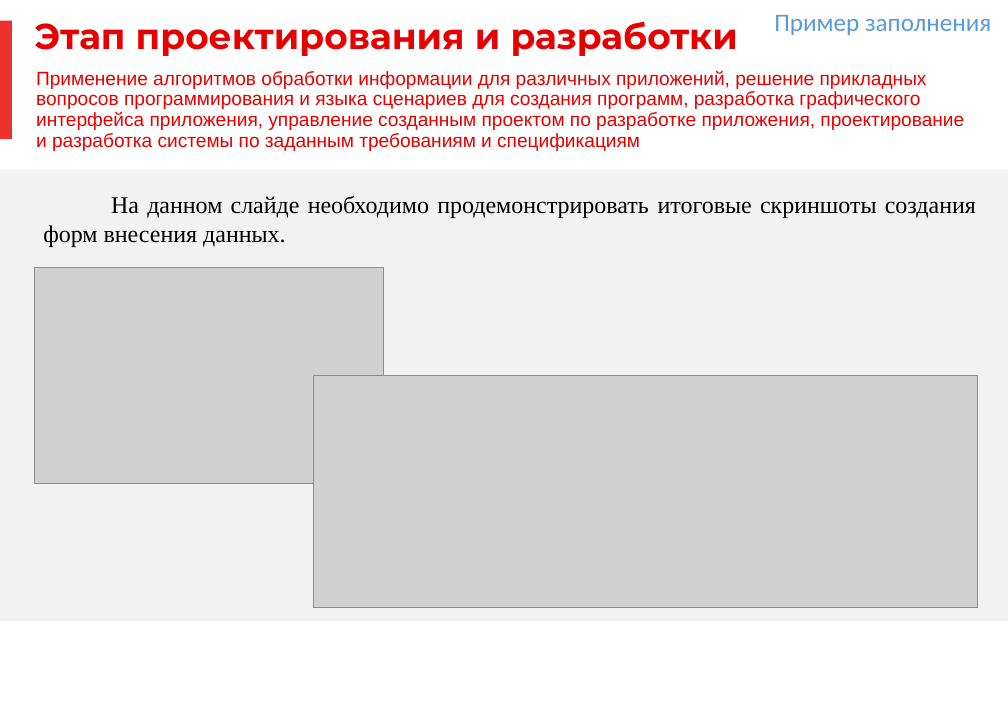
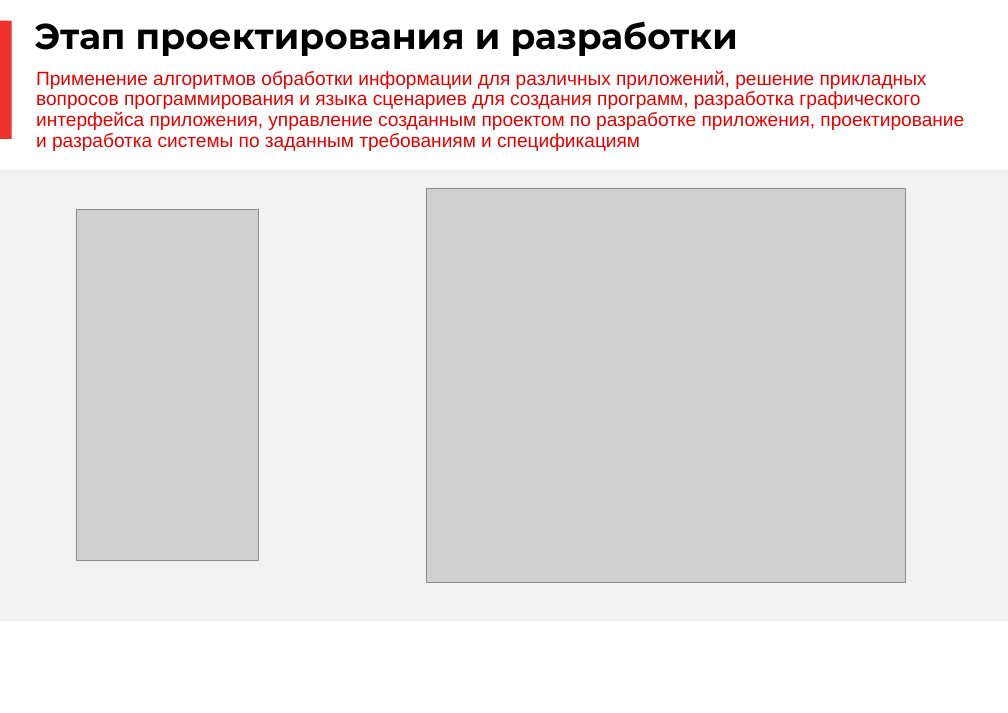
Before and after one commit to a-attendee/practice-2, a slide deck: slide 9 of docs/Prilozhenie 1 k individualnomu zadaniyu UP. PM.03 (shablon otcheta dlya zapolneniya).pptx. Drawn at 1008x713 pixels with LibreOffice and Linux fonts; fonts in the diff are those of the drawing; grey boxes stand for pictures; background and template pictures are left out. Boxes give left, top, right and bottom in pixels: in the first picture for what was removed or moved away, otherwise in the second. Text is boxed around its words. In the diff, an @@ line names an element or a change of style, - is before the commit and + after.

```diff
--- a/docs/Prilozhenie 1 k individualnomu zadaniyu UP. PM.03 (shablon otcheta dlya zapolneniya).pptx
+++ b/docs/Prilozhenie 1 k individualnomu zadaniyu UP. PM.03 (shablon otcheta dlya zapolneniya).pptx
@@ title "Этап проектирования и разработки" at bbox=[35, 21, 738, 56]: text colour #E60000 to #000000 @@
@@ text removed at bbox=[774, 15, 991, 35] @@
-Пример заполнения
@@ text removed at bbox=[43, 196, 976, 247] @@
-На данном слайде необходимо продемонстрировать итоговые скриншоты создания форм внесения данных.
@@ picture added at bbox=[427, 188, 905, 582] @@
@@ picture added at bbox=[77, 210, 259, 560] @@
@@ picture removed at bbox=[34, 268, 384, 485] @@
@@ picture removed at bbox=[314, 376, 978, 608] @@
```
Also in this commit, not shown: 14 other slides changed, 27 other files.
